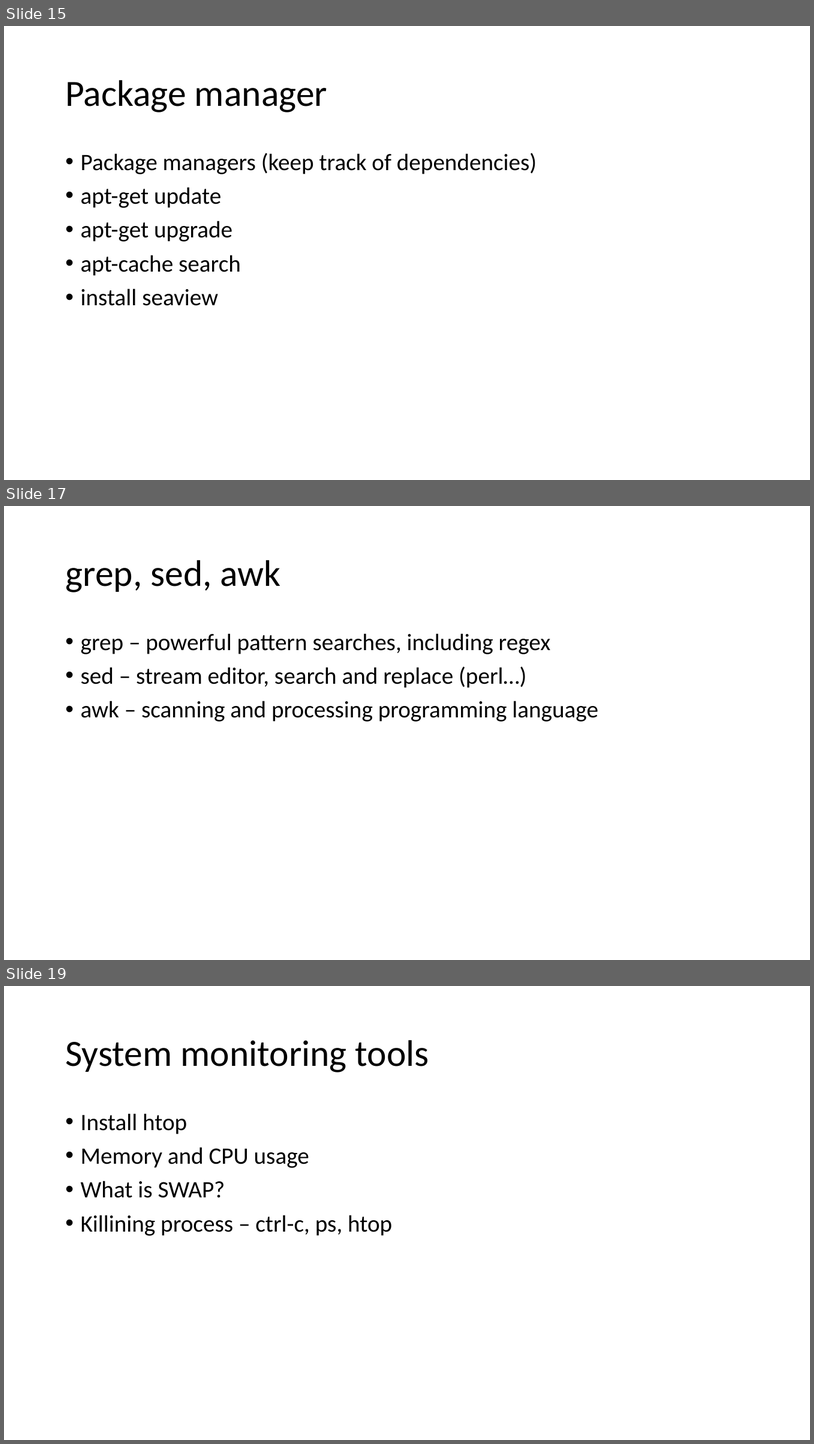
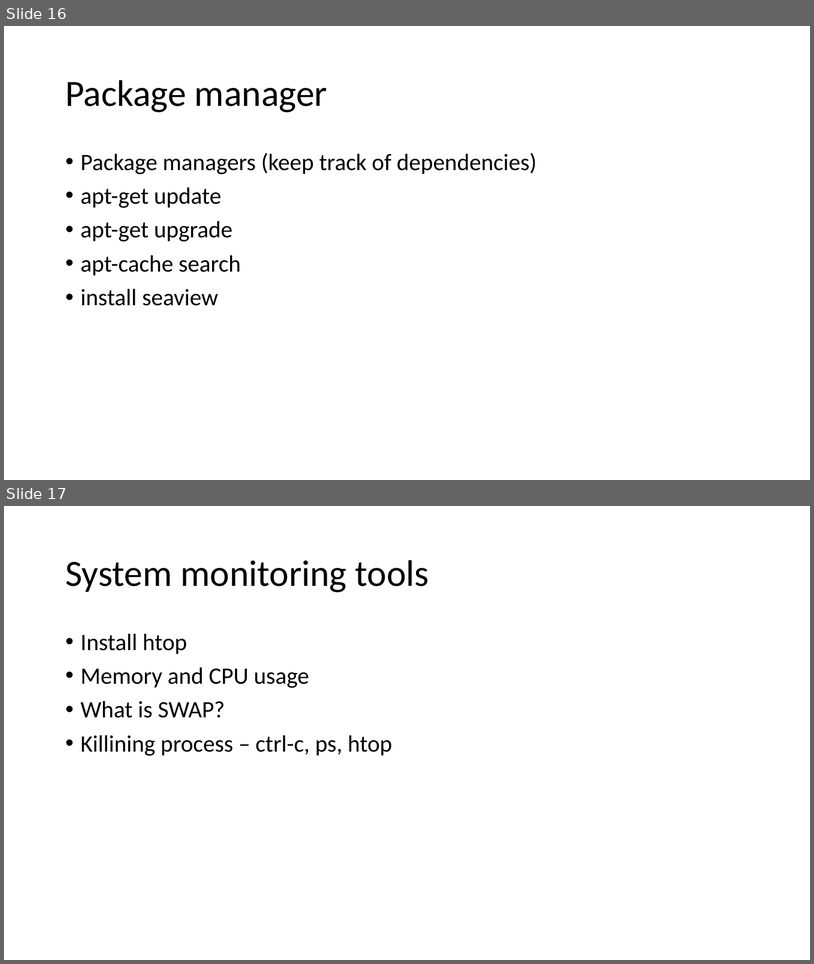
Before and after one commit to bastodian/2017_BioinformaticsPhylogenetics, a slide deck: Week_2/BI694_Week_2.pptx. Shown one above the other, each under a label of ours: slides 15, 17 and 19 before the commit, slides 16 and 17 after it; the slides between them are not shown. The pictures are 814x1444 and 814x964 pixels, drawn with LibreOffice and Linux fonts; fonts in the diff are those of the drawing. Boxes give left, top, right and bottom in pixels: in the first picture for what was removed or moved away, otherwise in the second. Text is boxed around its words. In the diff, an @@ line names an element or a change of style, - is before the commit and + after.

```diff
--- a/Week_2/BI694_Week_2.pptx
+++ b/Week_2/BI694_Week_2.pptx
@@ slide 17 removed at (x1=4, y1=506, x2=810, y2=960), background #FFFFFF @@
@@ title removed at (x1=65, y1=560, x2=281, y2=592) @@
-grep, sed, awk
@@ text removed at (x1=81, y1=633, x2=599, y2=721) @@
-• grep – powerful pattern searches, including regex
-• sed – stream editor, search and replace (perl…)
-• awk – scanning and processing programming language
@@ what was slide 15 is now slide 16 @@
@@ what was slide 19 is now slide 17 @@
```
Also in this commit, not shown: 2 slides changed, 1 slide added, 2 other slides removed, 1 other file.
